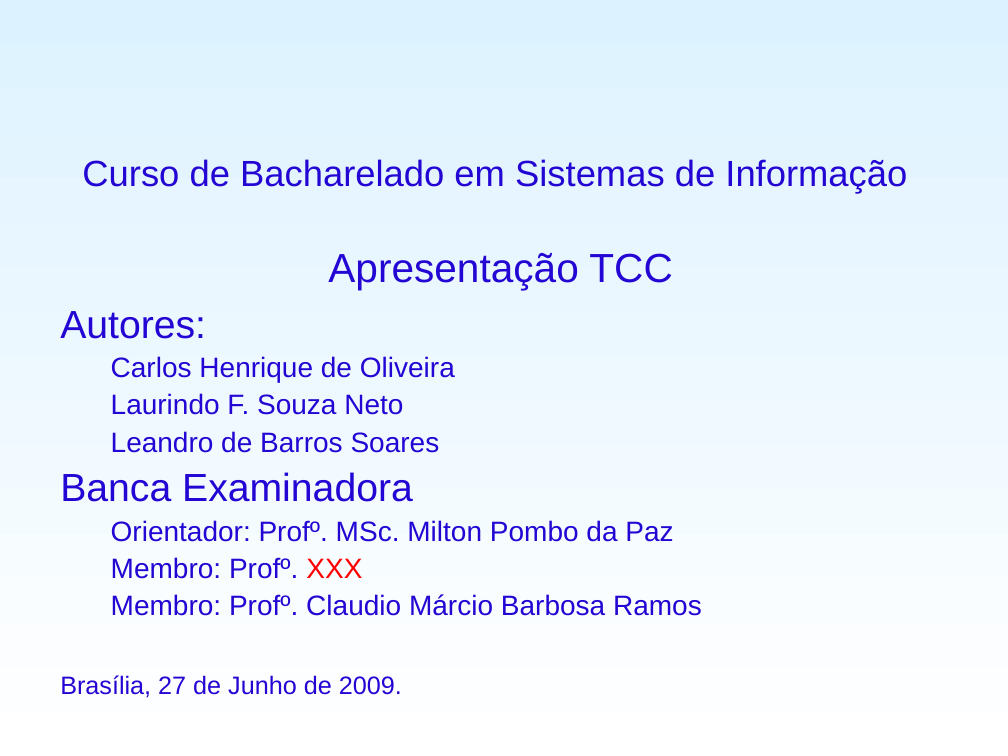
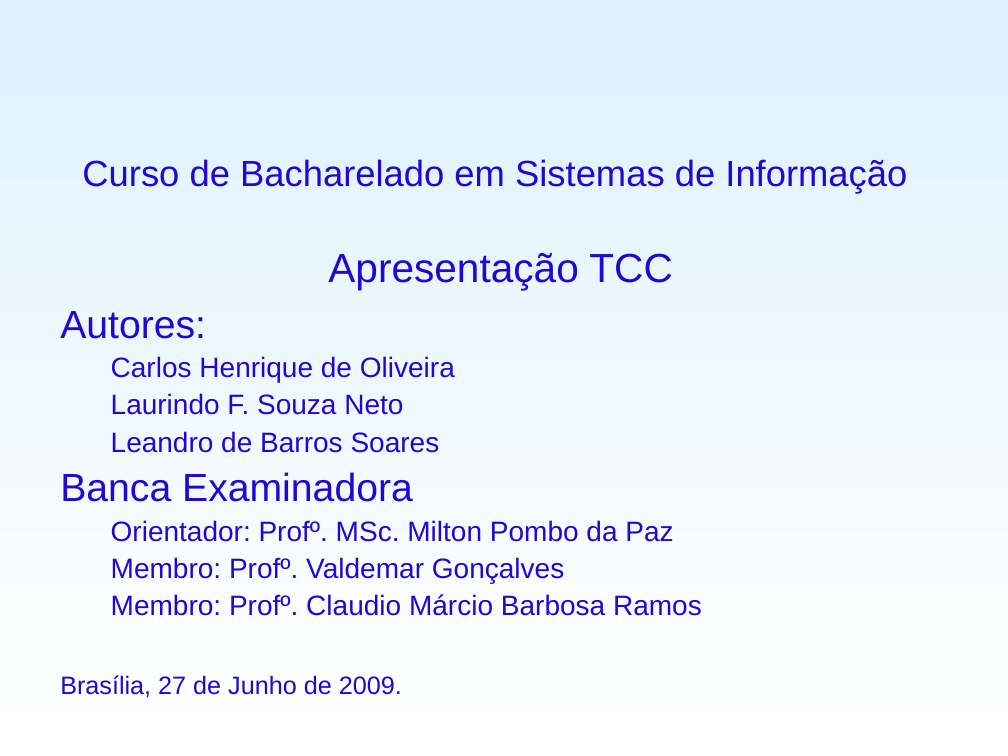
Before and after one commit to fygarciaj/spammichelangelo, a slide deck: slide 1 of SisPAM/PreProjeto/ApresentaçãoTCC.ppt. Drawn at 1008x756 pixels with LibreOffice and Linux fonts; fonts in the diff are those of the drawing; background and template pictures are left out. Boxes give left, top, right and bottom in pixels: in the first picture for what was removed or moved away, otherwise in the second. Text is boxed around its words. In the diff, an @@ line names an element or a change of style, - is before the commit and + after.

```diff
--- a/SisPAM/PreProjeto/ApresentaçãoTCC.ppt
+++ b/SisPAM/PreProjeto/ApresentaçãoTCC.ppt
@@ text at <box>111,557,564,583</box>: text changed @@
-  Membro: Profº. XXX
+  Membro: Profº. Valdemar Gonçalves
```
Also in this commit, not shown: 3 other files.
